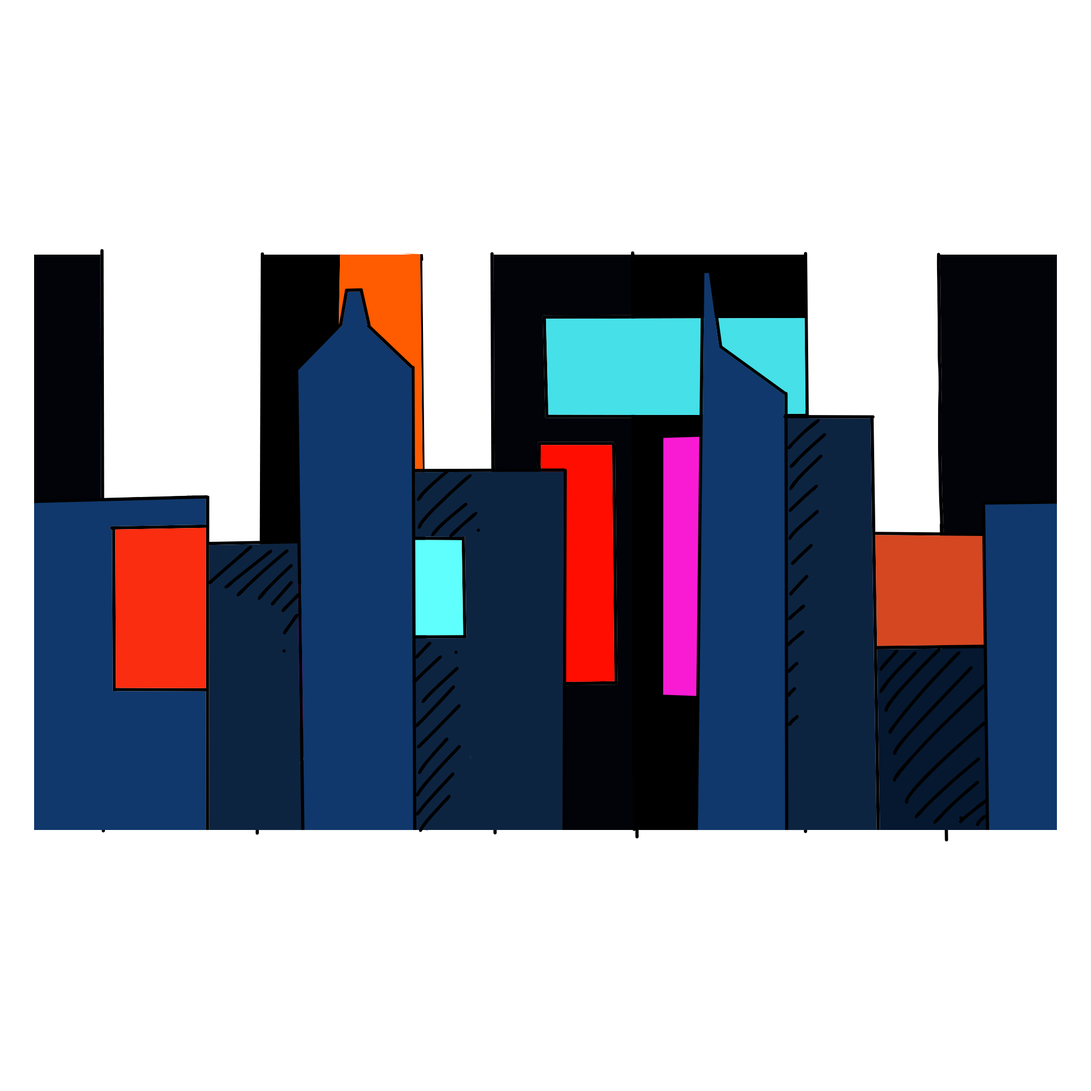
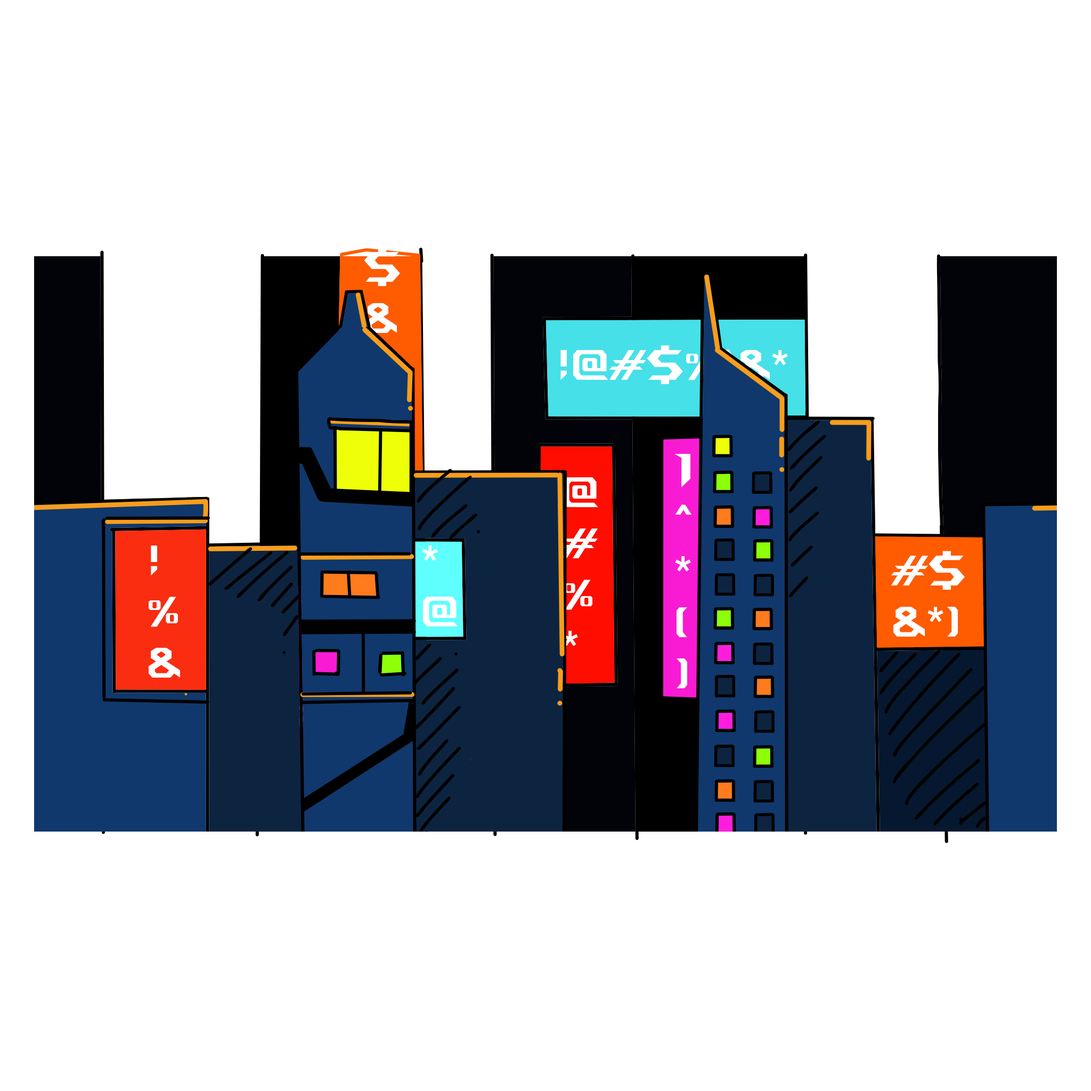
Layers edited between the first and the second 1091 x 1091 image:
painted on "Vector layer" (1st of 2) over [34, 269, 1058, 833]
painted on "Vector layer" (2nd of 2) over [34, 247, 1058, 844]
